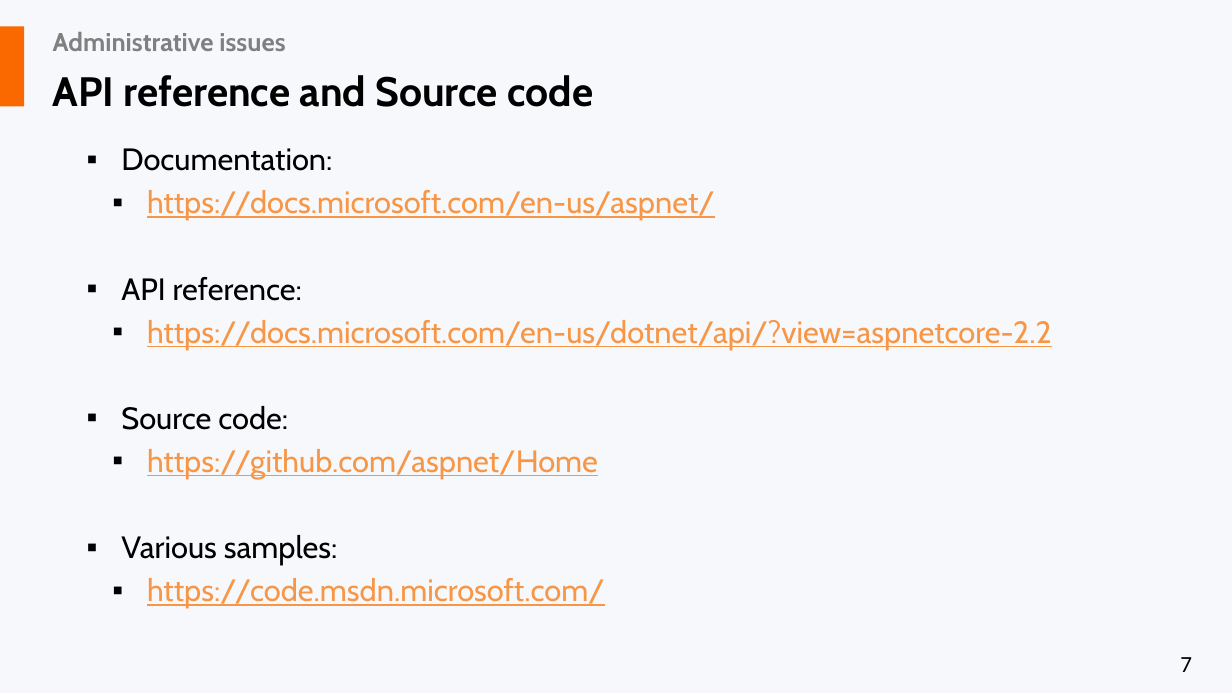
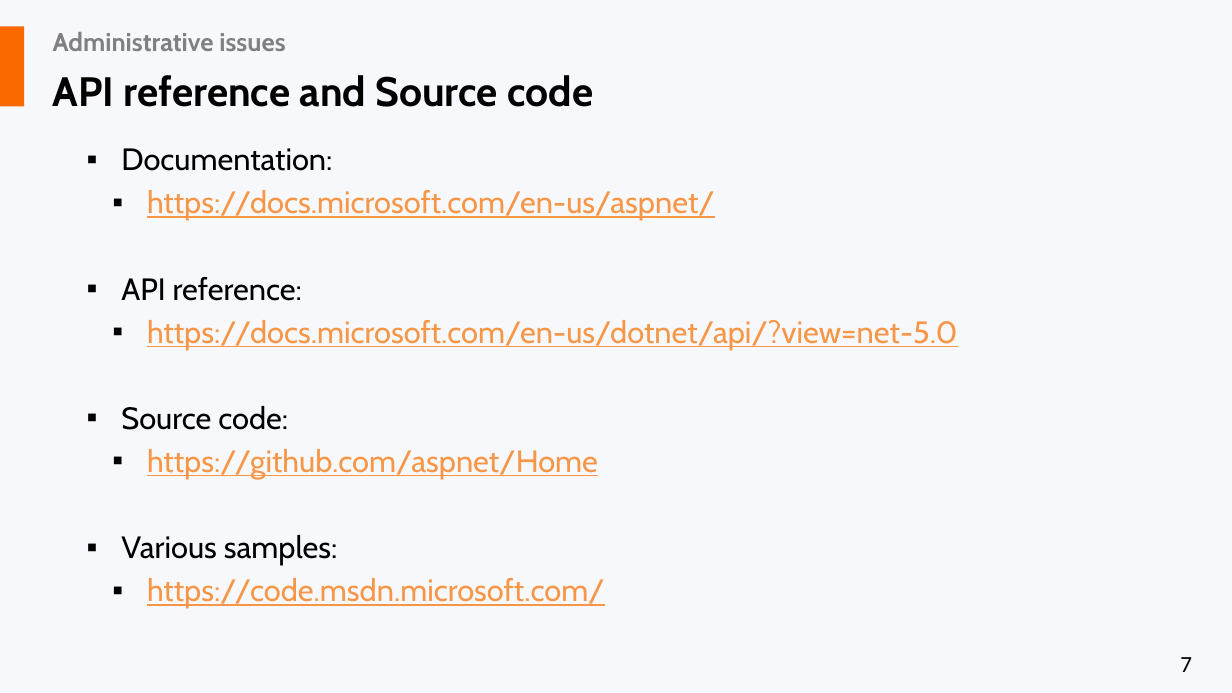
Before and after one commit to liviucotfas/ase-web-and-cloud-applications-security, a slide deck: slide 7 of Presentation ASPNET MVC Core - Part II.pptx. Drawn at 1232x693 pixels with LibreOffice and Linux fonts; fonts in the diff are those of the drawing. Boxes give left, top, right and bottom in pixels: in the first picture for what was removed or moved away, otherwise in the second. Text is boxed around its words. In the diff, an @@ line names an element or a change of style, - is before the commit and + after.

```diff
--- a/Presentation ASPNET MVC Core - Part II.pptx
+++ b/Presentation ASPNET MVC Core - Part II.pptx
@@ text at (147,320,958,350): text changed @@
-  ▪ https://docs.microsoft.com/en-us/dotnet/api/?view=aspnetcore-2.2
+  ▪ https://docs.microsoft.com/en-us/dotnet/api/?view=net-5.0
```
Also in this commit, not shown: 1 other slide changed, 1 slide added.
